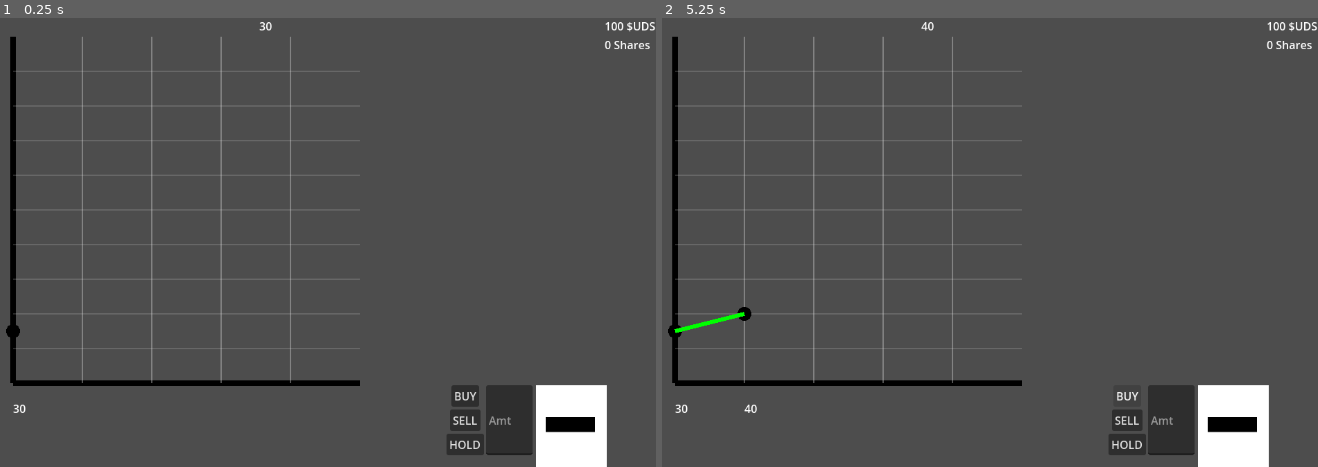
Above: before the commit, frames 1-2 (left to right).
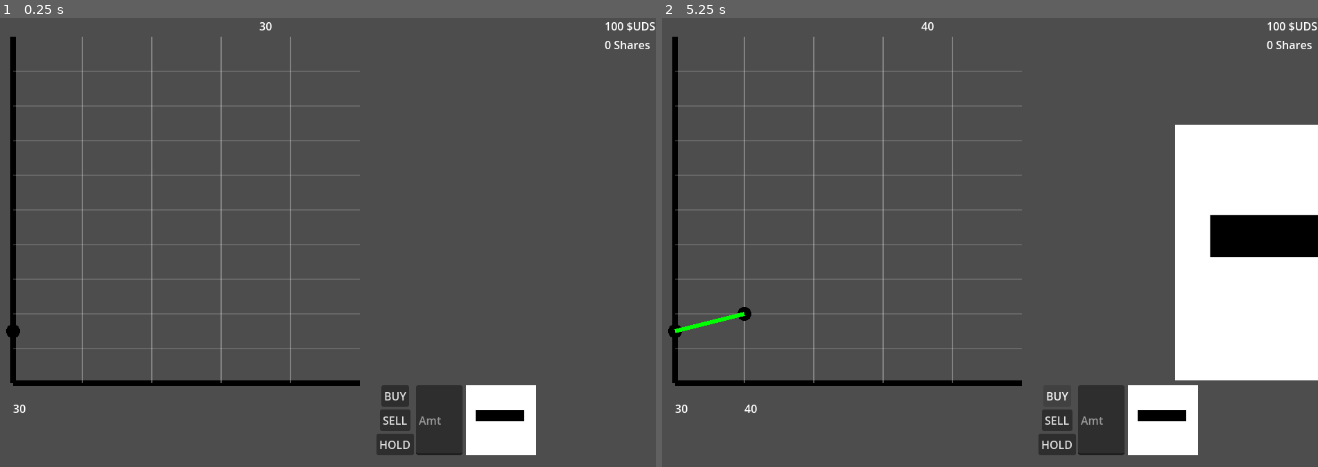
Above: after the commit, the same moments.

Repository: absentnot/GGJ-25
Game: Godot game, scene res://scenes/main.tscn
Two runs of this game, one before a commit and one after it. Both use one fixed random seed, a clock stepped at 60 frames per second and the inputs below.
Inputs:
- Up to frame 1 (0.25 s): no input
- Up to frame 2 (5.25 s): click "BUY" at 0.5 s; click "SELL" at 1.25 s; click "HOLD" at 2 s; click "BUY" at 2.75 s; click "SELL" at 3.5 s; click "HOLD" at 4.25 s; click "BUY" at 5 s

The runs differ from the first frame. In frame 1, 5.2% of the frame differs, in the area x 57-93%, y 81-100%; in frame 2, 17%, in the area x 57-100%, y 23-100%.

Commit message:
Trying to make order visualization work with crabs. Adding to hbox agents and updating order in decision loop

Diff:
--- a/scenes/hud.tscn
+++ b/scenes/hud.tscn
@@ -1,8 +1,9 @@
-[gd_scene load_steps=4 format=3 uid="uid://cnhtjauuofwrl"]
+[gd_scene load_steps=5 format=3 uid="uid://cnhtjauuofwrl"]
 
 [ext_resource type="Script" path="res://scripts/hud.gd" id="1_joi6o"]
+[ext_resource type="Script" path="res://scripts/orderVisualizer.gd" id="2_hxlur"]
 [ext_resource type="Script" path="res://scripts/priceDisplay.gd" id="2_jefl5"]
-[ext_resource type="PackedScene" path="res://scenes/orderVisualizer.tscn" id="3_inugl"]
+[ext_resource type="Texture2D" uid="uid://dqgeq3quoxin" path="res://assets/hold.png" id="2_lym6x"]
 
 [node name="Hud" type="CanvasLayer"]
 script = ExtResource("1_joi6o")
@@ -50,10 +51,11 @@
 size_flags_horizontal = 4
 placeholder_text = "Amt"
 
-[node name="OrderVisualizer" parent="PlayerActionsHBox" instance=ExtResource("3_inugl")]
+[node name="OrderVisualizer" type="TextureRect" parent="PlayerActionsHBox"]
 layout_mode = 2
-size_flags_horizontal = 0
-size_flags_vertical = 0
+texture = ExtResource("2_lym6x")
+expand_mode = 2
+script = ExtResource("2_hxlur")
 
 [node name="PlayerStats" type="VBoxContainer" parent="."]
 anchors_preset = 1
--- a/scenes/orderVisualizer.tscn
+++ b/scenes/orderVisualizer.tscn
@@ -1,8 +1,6 @@
-[gd_scene load_steps=2 format=3 uid="uid://ceeejvvqmk1n0"]
+[gd_scene load_steps=2 format=3 uid="uid://lmcbnr5i7ifw"]
 
 [ext_resource type="Script" path="res://scripts/orderVisualizer.gd" id="1_3dslj"]
 
-[node name="OrderVisualizer" type="Control"]
-layout_mode = 3
-anchors_preset = 0
+[node name="OrderVisualizer" type="TextureRect"]
 script = ExtResource("1_3dslj")
--- a/scenes/roundThree.tscn
+++ b/scenes/roundThree.tscn
@@ -10,5 +10,13 @@
 [node name="BullishCrabMarket" type="Node2D" parent="." groups=["MarketGroup"]]
 script = ExtResource("1_skeiq")
 
-[node name="SenShellstrong" type="Node2D" parent="."]
+[node name="VBoxContainer" type="VBoxContainer" parent="."]
+offset_left = 942.0
+offset_top = 154.0
+offset_right = 1156.0
+offset_bottom = 523.0
+
+[node name="SenShellstrong" type="HBoxContainer" parent="VBoxContainer"]
+layout_mode = 2
+size_flags_vertical = 3
 script = ExtResource("2_8sk8o")
--- a/scripts/agents/agent.gd
+++ b/scripts/agents/agent.gd
@@ -10,16 +10,21 @@
 func _ready() -> void:
 	add_to_group("AgentGroup")
 	var sprite = TextureRect.new()
-	sprite.texture = load("res://assets/" + spriteName)
+	sprite.set_texture(load("res://assets/" + spriteName))
+	sprite.set_stretch_mode(TextureRect.STRETCH_SCALE)
+	sprite.set_expand_mode(TextureRect.EXPAND_FIT_HEIGHT)
 	add_child(sprite)
-	orderVisualizer = load("res://scenes/orderVisualizer.tscn").instantiate()
+	orderVisualizer = OrderVisualizer.new()
 	add_child(orderVisualizer)
-
-
 
 # Called every frame. 'delta' is the elapsed time since the previous frame.
 func _process(delta: float) -> void:
 	pass
 
 func decide(prices: Array[int], daysRemaining: int) -> Order:
+	var nextOrder = _next_order(prices, daysRemaining)
+	orderVisualizer.updateOrder(nextOrder.type)
+	return nextOrder
+
+func _next_order(prices: Array[int], daysRemaining: int) -> Order:
 	return Order.new(0)
--- a/scripts/agents/gretchenAgent.gd
+++ b/scripts/agents/gretchenAgent.gd
@@ -1,6 +1,6 @@
 extends Agent
 
-func decide(prices: Array[int], daysRemaining: int) -> Order:
+func _next_order(prices: Array[int], daysRemaining: int) -> Order:
 	var currentDayEven = prices.size() % 2 == 0
 	if currentDayEven:
 		return Order.new(10, Order.OrderType.BUY)
--- a/scripts/agents/riskyThothAgent.gd
+++ b/scripts/agents/riskyThothAgent.gd
@@ -1,6 +1,6 @@
 extends Agent
 
-func decide(prices: Array[int], daysRemaining: int) -> Order:
+func _next_order(prices: Array[int], daysRemaining: int) -> Order:
 	var numPrices = prices.size()
 	# If today is the first day, we do not buy.
 	if(numPrices < 2):
--- a/scripts/agents/senatorShellstrongAgent.gd
+++ b/scripts/agents/senatorShellstrongAgent.gd
@@ -1,6 +1,6 @@
 extends Agent
 
-func decide(prices: Array[int], daysRemaining: int) -> Order:
+func _next_order(prices: Array[int], daysRemaining: int) -> Order:
 	if daysRemaining == 0:
 		return Order.new(10, Order.OrderType.BUY)
 	return Order.new(0)
--- a/scripts/agents/snowcrabAgent.gd
+++ b/scripts/agents/snowcrabAgent.gd
@@ -1,6 +1,6 @@
 extends Agent
 
-func decide(prices: Array[int], daysRemaining: int) -> Order:
+func _next_order(prices: Array[int], daysRemaining: int) -> Order:
 	return Order.new(10, Order.OrderType.SELL)
 
 func _init() -> void:
--- a/scripts/orderVisualizer.gd
+++ b/scripts/orderVisualizer.gd
@@ -1,15 +1,16 @@
-extends Node
+extends TextureRect
+
+class_name OrderVisualizer
+
 
 var hold: Texture = preload("res://assets/hold.png")
 var sell: Texture = preload("res://assets/sell.png")
 var buy: Texture= preload("res://assets/buy.png")
-var sprite: Sprite2D
+var sprite: TextureRect
 # Called when the node enters the scene tree for the first time.
 func _ready() -> void:
-	sprite = Sprite2D.new()
-	sprite.scale = Vector2(.25, .25)
-	_set_texture_and_refit(hold)
-	add_child(sprite)
+	set_stretch_mode(TextureRect.STRETCH_SCALE)
+	set_expand_mode(TextureRect.EXPAND_FIT_WIDTH)
 
 # Called every frame. 'delta' is the elapsed time since the previous frame.
 func _process(delta: float) -> void:
@@ -18,15 +19,8 @@
 func updateOrder(nextOrderType: Order.OrderType) -> void:
 	match nextOrderType:
 		Order.OrderType.SELL:
-			_set_texture_and_refit(sell)
+				set_texture(sell)
 		Order.OrderType.BUY:
-			_set_texture_and_refit(buy)
+				set_texture(buy)
 		Order.OrderType.HOLD:
-			_set_texture_and_refit(hold)
-
-func _set_texture_and_refit(texture) -> void:
-	sprite.texture = texture
-	var size = sprite.texture.get_size()
-	var offset = Vector2(size.x / 2, size.y / 2)
-	sprite.offset = offset
-	#sprite.offset = size/2
+				set_texture(hold)
Not shown: 1 places in scenes/agentScene.tscn that only renumber resources
Not shown, added: scenes/ord7570.tmp
